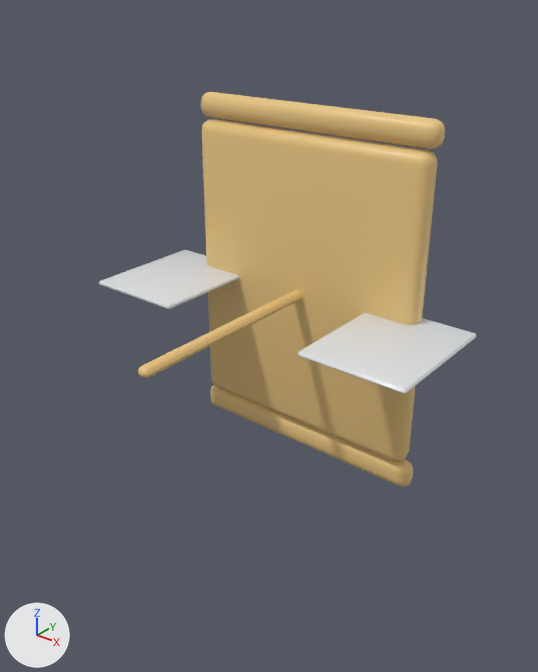
The glTF model unity/Assets/Art/EarlyGame/garage-kit/garage-window-frame.glb as it was, and as the next commit left it.
Rendered twice from a camera (50 mm lens) standing at (0.826, -0.7, 1.203) and looking at (0.037, 0.287, 0.591). The lights are fixed; the arrows at lower left show +X, +Y and +Z. The older version comes first. Where no turn or scale is listed for an object, it has been applied to the vertices. Vertices at exactly the same position are counted once.

Objects in the first picture: 'Frame.001', 'Header.001', 'MullionV.001', 'PaneL.001', 'PaneR.001', 'Sill.001'.
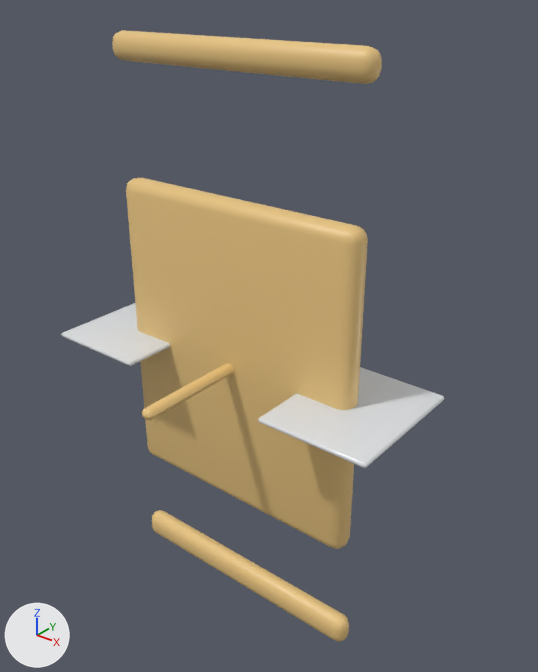
Where the newer file only moved an object's origin or applied its transform, the numbers keep the older frame.

Changed parts and their boxes (x1, y1, x2, y2) in the pictures (538 x 672 px):
'Frame.001', moved
    before: (202, 119, 437, 461)
    after: (126, 178, 368, 549)
'PaneR.001', moved
    before: (298, 313, 476, 394)
    after: (258, 367, 444, 468)
'Header.001', reshaped, moved (11% wider)
    before: (201, 92, 445, 149)
    after: (112, 30, 382, 84)
'Sill.001', reshaped, moved (29% taller)
    before: (210, 385, 413, 487)
    after: (152, 510, 349, 642)
'PaneL.001', moved
    before: (99, 250, 239, 309)
    after: (62, 303, 170, 366)
'MullionV.001', moved
    before: (138, 290, 302, 378)
    after: (142, 364, 234, 420)
part 2 of me_cube_022, added (beige)
    after: (112, 30, 382, 84)
part 3 of me_cube_022, deleted (beige)
    before: (201, 92, 445, 149)
part 7 of me_cube_023, added (beige)
    after: (152, 510, 349, 642)
part 8 of me_cube_023, deleted (beige)
    before: (210, 385, 413, 487)

Diff of the bpy script that builds the scene:
```diff
--- a/unity/Assets/Art/EarlyGame/garage-kit/garage-window-frame.glb.py
+++ b/unity/Assets/Art/EarlyGame/garage-kit/garage-window-frame.glb.py
@@ me_cube_021 @@
-me_cube_021.from_pydata(...)  # 96 vertices, 188 faces; spans x -0.262..0.262, y -0.05..0.0, z 0.313..0.938
+me_cube_021.from_pydata(...)  # 96 vertices, 188 faces; spans x -0.262..0.262, y -0.025..0.025, z 0.313..0.938
+# me_cube_021 part 1: the whole mesh is moved by (0.0, 0.025, 0.0)
 me_cube_021.materials.append(mat_garage_frame_wood)
@@ me_cube_022 @@
-me_cube_022.from_pydata(...)  # 88 vertices, 172 faces; spans x -0.27..0.27, y -0.04..0.0, z 0.94..0.99
+me_cube_022.from_pydata(...)  # 96 vertices, 188 faces; spans x -0.27..0.27, y -0.02..0.02, z 1.145..1.195
+# me_cube_022 part 2: 96 vertices added at x -0.27..0.27, y -0.02..0.02, z 1.145..1.195
+# me_cube_022 part 3: 88 vertices removed from x -0.27..0.27, y -0.04..0.0, z 0.94..0.99
 me_cube_022.materials.append(mat_garage_frame_wood)
@@ me_cube_024 @@
-me_cube_024.from_pydata(...)  # 80 vertices, 156 faces; spans x -0.013..0.013, y -0.475..0.0, z 0.61..0.63
+me_cube_024.from_pydata(...)  # 80 vertices, 156 faces; spans x -0.013..0.013, y -0.238..0.237, z 0.61..0.63
+# me_cube_024 part 4: the whole mesh is moved by (0.0, 0.238, 0.0)
 me_cube_024.materials.append(mat_garage_frame_wood)
@@ me_cube_026 @@
-me_cube_026.from_pydata(...)  # 80 vertices, 156 faces; spans x -0.365..-0.155, y -0.26..0.0, z 0.615..0.625
+me_cube_026.from_pydata(...)  # 80 vertices, 156 faces; spans x -0.365..-0.155, y -0.13..0.13, z 0.615..0.625
+# me_cube_026 part 5: the whole mesh is moved by (0.0, 0.13, 0.0)
 me_cube_026.materials.append(mat_garage_plastic_cool)
@@ me_cube_027 @@
-me_cube_027.from_pydata(...)  # 80 vertices, 156 faces; spans x 0.155..0.365, y -0.26..0.0, z 0.615..0.625
+me_cube_027.from_pydata(...)  # 80 vertices, 156 faces; spans x 0.155..0.365, y -0.368..-0.108, z 0.535..0.545
+# me_cube_027 part 6: the whole mesh is moved by (0.0, -0.108, -0.08)
 me_cube_027.materials.append(mat_garage_plastic_cool)
@@ me_cube_023 @@
-me_cube_023.from_pydata(...)  # 88 vertices, 172 faces; spans x -0.275..0.275, y -0.04..0.0, z 0.25..0.31
+me_cube_023.from_pydata(...)  # 96 vertices, 188 faces; spans x -0.275..0.275, y -0.02..0.02, z 0.08..0.14
+# me_cube_023 part 7: 96 vertices added at x -0.275..0.275, y -0.02..0.02, z 0.08..0.14
+# me_cube_023 part 8: 88 vertices removed from x -0.275..0.275, y -0.04..0.0, z 0.25..0.31
 me_cube_023.materials.append(mat_garage_frame_wood)
@@ ob_frame_001 @@
 ob_frame_001 = bpy.data.objects.new('Frame.001', me_cube_021)
-ob_frame_001.location = (0.0, 0.475, 0.0)
+ob_frame_001.location = (0.0, 0.237, -0.08)
@@ ob_header_001 @@
 ob_header_001 = bpy.data.objects.new('Header.001', me_cube_022)
-ob_header_001.location = (0.0, 0.475, 0.0)
+ob_header_001.location = (0.0, 0.237, -0.08)
@@ ob_mullionv_001 @@
 ob_mullionv_001 = bpy.data.objects.new('MullionV.001', me_cube_024)
-ob_mullionv_001.location = (0.0, 0.475, 0.0)
+ob_mullionv_001.location = (0.0, 0.237, -0.08)
@@ ob_panel_001 @@
 ob_panel_001 = bpy.data.objects.new('PaneL.001', me_cube_026)
-ob_panel_001.location = (0.0, 0.475, 0.0)
+ob_panel_001.location = (0.0, 0.237, -0.08)
@@ ob_sill_001 @@
 ob_sill_001 = bpy.data.objects.new('Sill.001', me_cube_023)
-ob_sill_001.location = (0.0, 0.475, 0.0)
+ob_sill_001.location = (0.0, 0.237, -0.08)
```
